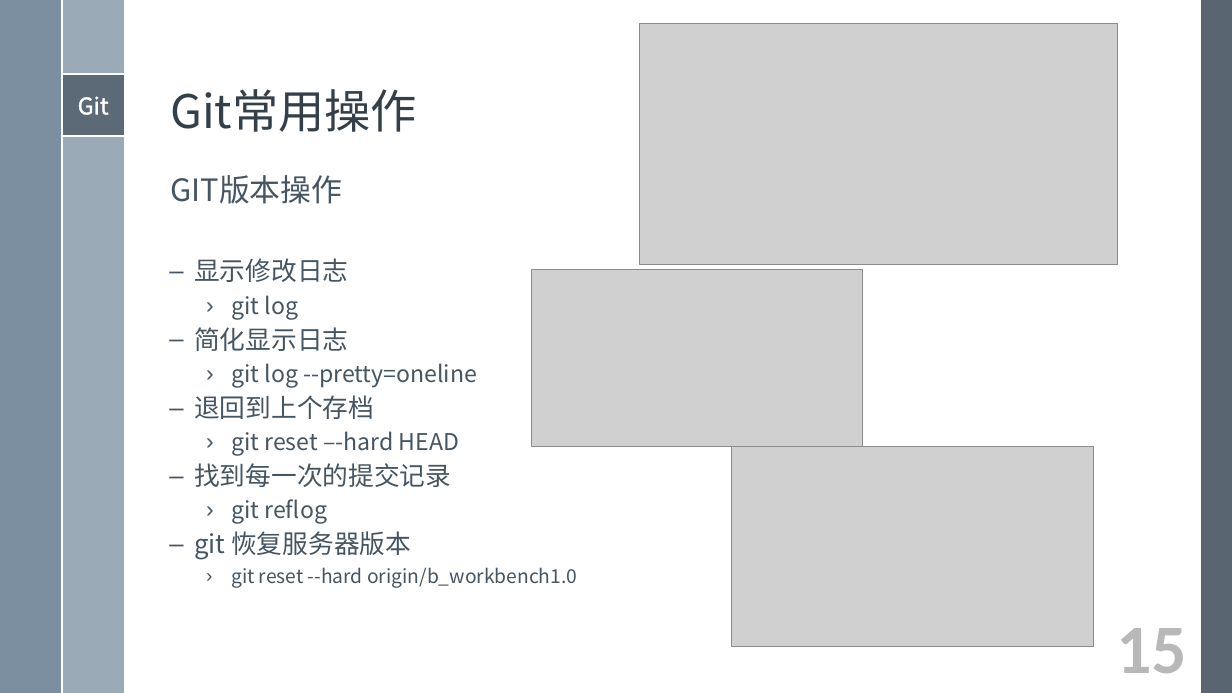
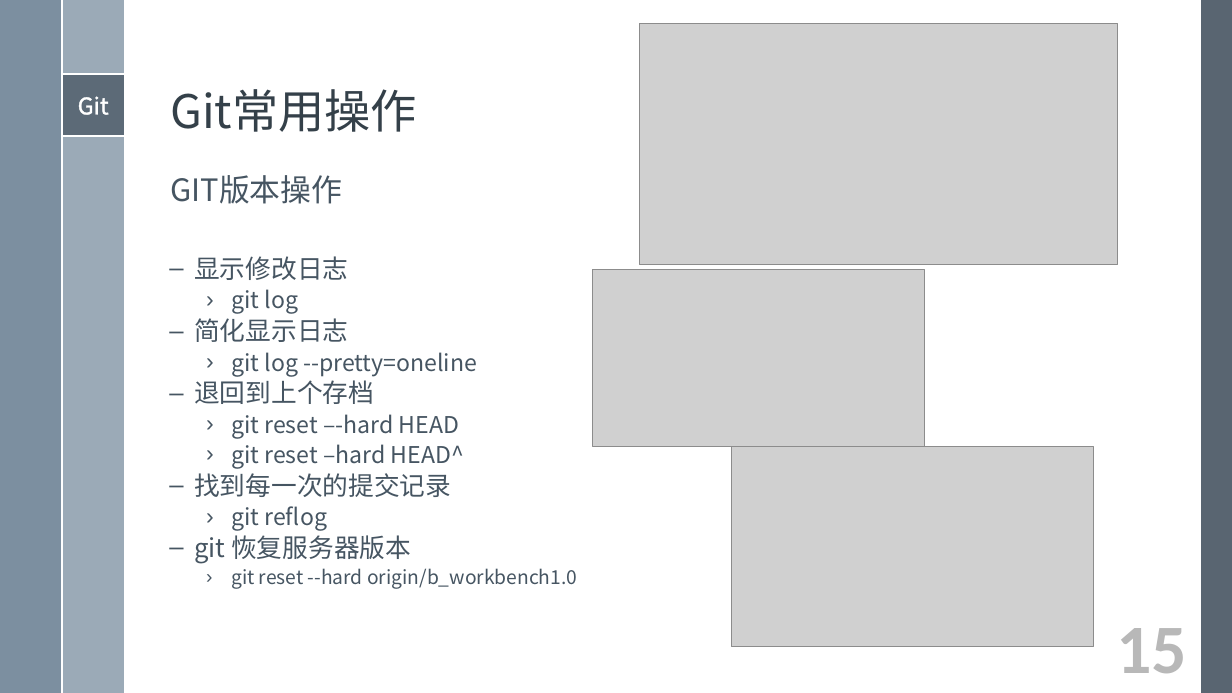
Before and after one commit to xami/joke, a slide deck: slide 15 of docs/Git入门学习/Git入门学习.pptx. Drawn at 1232x693 pixels with LibreOffice and Linux fonts; fonts in the diff are those of the drawing; grey boxes stand for pictures. Boxes give left, top, right and bottom in pixels: in the first picture for what was removed or moved away, otherwise in the second. Text is boxed around its words. In the diff, an @@ line names an element or a change of style, - is before the commit and + after.

```diff
--- a/docs/Git入门学习/Git入门学习.pptx
+++ b/docs/Git入门学习/Git入门学习.pptx
@@ text at [194, 256, 577, 589]: line spacing 0.9 to 0.8 @@
@@ picture: place and size @@
-picture at [531, 270, 862, 447]
+picture at [592, 270, 923, 447]
@@ text at [231, 444, 464, 469]: paragraph added @@
+    › git reset –hard HEAD^
```
Also in this commit, not shown: 6 other slides changed.
